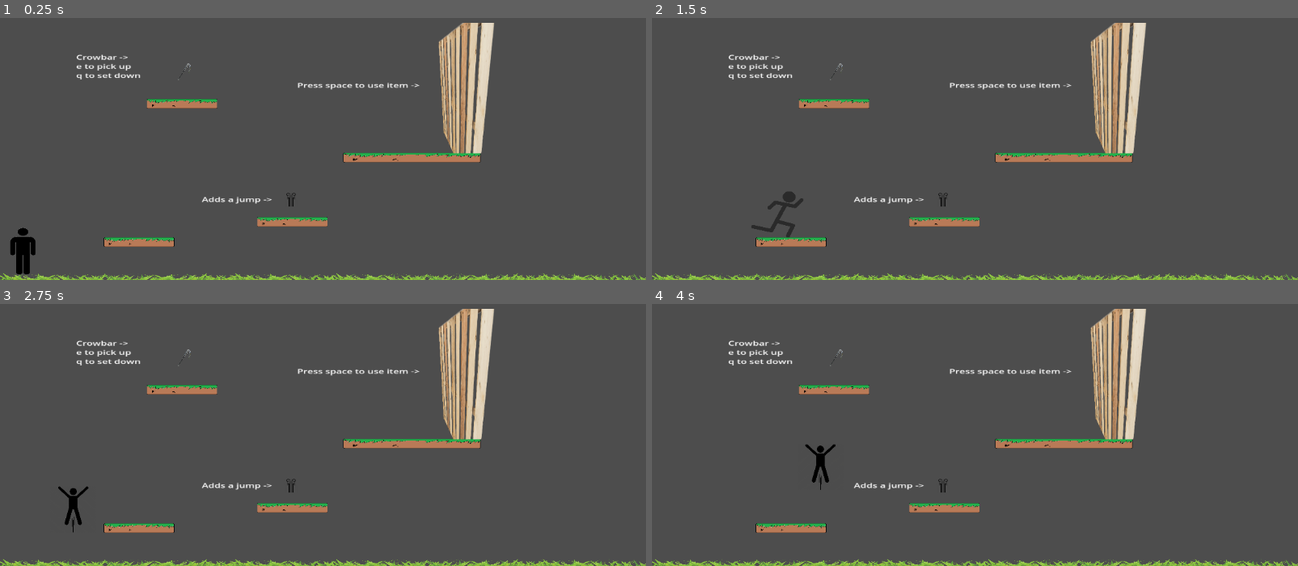
Above: before the commit, frames 1-4 (two rows, left to right).
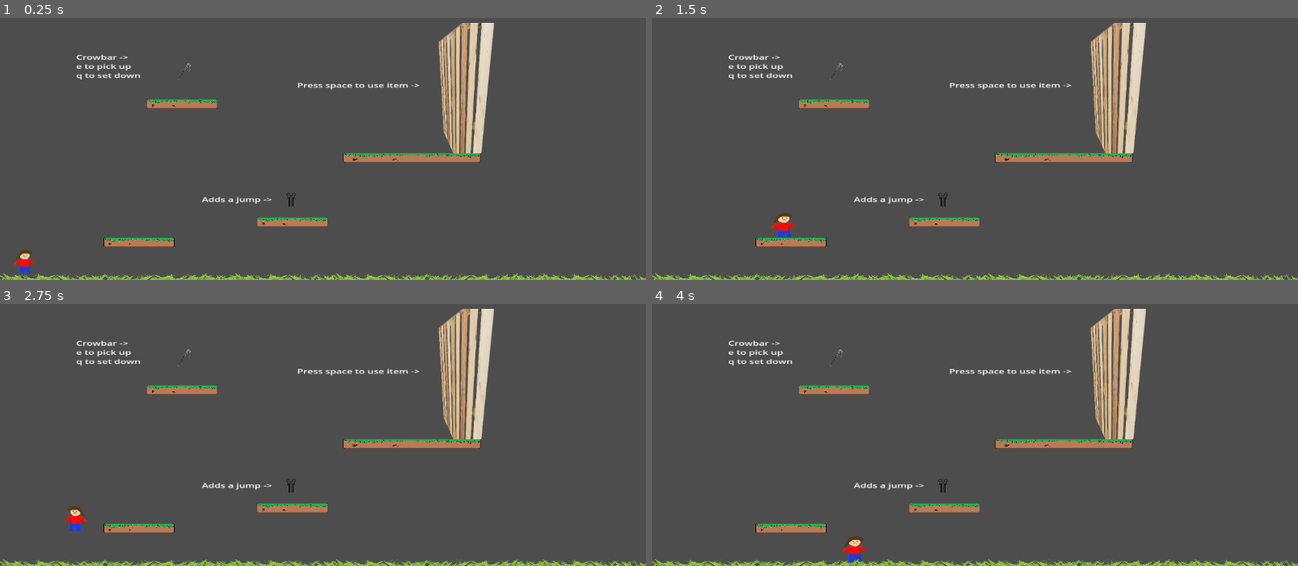
Above: after the commit, the same moments.

Repository: DaBigRed/Hint
Game: Godot game, scene res://Intro.tscn
Two runs of this game, one before a commit and one after it. Both use one fixed random seed, a clock stepped at 60 frames per second and the inputs below.
Inputs:
- Up to frame 1 (0.25 s): no input
- Up to frame 2 (1.5 s): tap Space (interact) at 0.5, 0.6, 1.25 s; hold D (right) from 0.53 s (still down); tap Up (jump) at 0.77 s; tap E (pickup) at 1.35 s
- Up to frame 3 (2.75 s): tap Up (jump) at 1.52 s; tap Space (interact) at 2 s; release D (right) at 2.03 s; hold A (left) from 2.03 s (still down); hold Shift (shift) from 2.03 s (still down)
- Up to frame 4 (4 s): tap Space (interact) at 2.75, 2.85, 3.5 s; release A (left) at 2.78 s; release Shift (shift) at 2.78 s; hold D (right) from 2.78 s (still down); tap Up (jump) at 3.02, 3.77 s; tap E (pickup) at 3.6 s

The runs differ from the first frame. In frame 1, 0.5% of the frame differs, in the area x 1-6%, y 79-98%; in frame 2, 0.4%; in frame 3, 0.3%; in frame 4, 0.5%.

Commit message:
Added the temp sprite to the testing level

Diff:
--- a/Intro.tscn
+++ b/Intro.tscn
@@ -1,22 +1,19 @@
-[gd_scene load_steps=23 format=3 uid="uid://bhvwcxt0myg68"]
+[gd_scene load_steps=20 format=3 uid="uid://bhvwcxt0myg68"]
 
 [ext_resource type="Script" path="res://player.gd" id="1_n3wvb"]
-[ext_resource type="Texture2D" uid="uid://c7isejl88a6qp" path="res://Still.png" id="1_qiyrl"]
-[ext_resource type="Texture2D" uid="uid://dejatkbhh6pou" path="res://moving.png" id="3_3ruov"]
-[ext_resource type="Texture2D" uid="uid://bjpluhj1pj1ep" path="res://proxy-image-3.png" id="4_cxa4j"]
-[ext_resource type="Texture2D" uid="uid://d0mw047etf42y" path="res://running.png" id="4_ybcbk"]
-[ext_resource type="Texture2D" uid="uid://dmv867cmkog5w" path="res://Jumping.png" id="6_htpnw"]
-[ext_resource type="Texture2D" uid="uid://cny0xkrermtcm" path="res://proxy-image-6.png" id="7_h8roe"]
-[ext_resource type="Texture2D" uid="uid://cg3x1y7be4gsw" path="res://gust.png" id="8_pxroj"]
+[ext_resource type="Texture2D" uid="uid://dawin7lx8n3fu" path="res://tempSprite.png" id="2_0bxgp"]
+[ext_resource type="Texture2D" uid="uid://cfdvls1apvbko" path="res://proxy-image-3.png" id="4_cxa4j"]
+[ext_resource type="Texture2D" uid="uid://bf3lrqguqxsmv" path="res://proxy-image-6.png" id="7_h8roe"]
+[ext_resource type="Texture2D" uid="uid://cbqq3ciif101j" path="res://gust.png" id="8_pxroj"]
 [ext_resource type="Script" path="res://double_jump.gd" id="8_wc2d2"]
 [ext_resource type="Script" path="res://crowbar.gd" id="10_1yix5"]
-[ext_resource type="Texture2D" uid="uid://6g7iv8bigtb1" path="res://crowbar.png" id="11_myufv"]
-[ext_resource type="Texture2D" uid="uid://kcnx2rgsn5ty" path="res://wood.png" id="12_y6kga"]
+[ext_resource type="Texture2D" uid="uid://clhvcec3cy8pc" path="res://crowbar.png" id="11_myufv"]
+[ext_resource type="Texture2D" uid="uid://cx5iujlrcncnd" path="res://wood.png" id="12_y6kga"]
 [ext_resource type="Script" path="res://barrier.gd" id="13_k4fcv"]
 [ext_resource type="Script" path="res://near_barrier.gd" id="14_4jvvf"]
 
 [sub_resource type="RectangleShape2D" id="RectangleShape2D_idxln"]
-size = Vector2(44.6756, 118.915)
+size = Vector2(44.6756, 69.3671)
 
 [sub_resource type="RectangleShape2D" id="RectangleShape2D_jvjx5"]
 size = Vector2(67.3422, 4.26398)
@@ -46,32 +43,32 @@
 scale = Vector2(1.0968, 0.706388)
 
 [node name="player" type="CharacterBody2D" parent="."]
-position = Vector2(-486.871, 379.395)
+position = Vector2(-533.37, 464.334)
 script = ExtResource("1_n3wvb")
 
 [node name="Moving" type="Sprite2D" parent="player"]
-position = Vector2(-1.82349, -7.07825)
-scale = Vector2(0.0715679, 0.0955349)
-texture = ExtResource("3_3ruov")
+position = Vector2(51.0576, -56.6261)
+scale = Vector2(0.790821, 1.06527)
+texture = ExtResource("2_0bxgp")
 
 [node name="CollisionShape2D" type="CollisionShape2D" parent="player"]
-position = Vector2(0.911774, 1.41562)
+position = Vector2(48.3225, -57.3341)
 shape = SubResource("RectangleShape2D_idxln")
 
 [node name="Still" type="Sprite2D" parent="player"]
-position = Vector2(-0.911713, -3.05176e-05)
-scale = Vector2(0.17893, 0.2)
-texture = ExtResource("1_qiyrl")
+position = Vector2(50.146, -59.4575)
+scale = Vector2(0.673551, 0.984782)
+texture = ExtResource("2_0bxgp")
 
 [node name="Running" type="Sprite2D" parent="player"]
-position = Vector2(-23.7054, -0.00012207)
-scale = Vector2(0.215647, 0.275192)
-texture = ExtResource("4_ybcbk")
+position = Vector2(49.2343, -60.8731)
+scale = Vector2(0.64917, 1.11086)
+texture = ExtResource("2_0bxgp")
 
 [node name="Jumping" type="Sprite2D" parent="player"]
-position = Vector2(1.82349, 2.8313)
-scale = Vector2(0.144045, 0.225116)
-texture = ExtResource("6_htpnw")
+position = Vector2(50.146, -59.4575)
+scale = Vector2(0.698848, 1.0637)
+texture = ExtResource("2_0bxgp")
 
 [node name="Floor" type="StaticBody2D" parent="."]
 
--- /dev/null
+++ b/TestLevel.tscn
@@ -0,0 +1,92 @@
+[gd_scene load_steps=5 format=3 uid="uid://djh80l8t5dty7"]
+
+[sub_resource type="RectangleShape2D" id="RectangleShape2D_jvjx5"]
+size = Vector2(67.3422, 4.26398)
+
+[sub_resource type="WorldBoundaryShape2D" id="WorldBoundaryShape2D_fy5sy"]
+normal = Vector2(1, 0)
+distance = -526.076
+
+[sub_resource type="WorldBoundaryShape2D" id="WorldBoundaryShape2D_3kof2"]
+normal = Vector2(-1, 0)
+distance = -525.164
+
+[sub_resource type="RectangleShape2D" id="RectangleShape2D_8ekw6"]
+size = Vector2(978.684, 225.62)
+
+[node name="TestLevel" type="Node2D"]
+position = Vector2(0, 648)
+scale = Vector2(1.0968, 0.706388)
+
+[node name="Floor" type="StaticBody2D" parent="."]
+collision_layer = 2
+
+[node name="CollisionShape2D" type="CollisionShape2D" parent="Floor"]
+position = Vector2(3.64697, 461.503)
+scale = Vector2(15.9796, 6.6636)
+shape = SubResource("RectangleShape2D_jvjx5")
+
+[node name="Grass" type="Sprite2D" parent="Floor"]
+position = Vector2(-2.73523, 457.256)
+scale = Vector2(0.148063, 0.0502229)
+
+[node name="CollisionShape2D2" type="CollisionShape2D" parent="Floor"]
+shape = SubResource("WorldBoundaryShape2D_fy5sy")
+
+[node name="CollisionShape2D3" type="CollisionShape2D" parent="Floor"]
+shape = SubResource("WorldBoundaryShape2D_3kof2")
+
+[node name="Camera2D" type="Camera2D" parent="."]
+
+[node name="StaticBody2D" type="StaticBody2D" parent="."]
+collision_layer = 2
+
+[node name="CollisionShape2D" type="CollisionShape2D" parent="StaticBody2D"]
+position = Vector2(-298.368, 363.823)
+scale = Vector2(0.114587, 0.100392)
+shape = SubResource("RectangleShape2D_8ekw6")
+
+[node name="Platform" type="Sprite2D" parent="StaticBody2D"]
+position = Vector2(-291.365, 362.407)
+scale = Vector2(0.0874038, 0.100392)
+
+[node name="StaticBody2D2" type="StaticBody2D" parent="."]
+collision_layer = 2
+
+[node name="CollisionShape2D" type="CollisionShape2D" parent="StaticBody2D2"]
+position = Vector2(-47.4107, 312.859)
+scale = Vector2(0.114587, 0.100392)
+shape = SubResource("RectangleShape2D_8ekw6")
+
+[node name="Platform" type="Sprite2D" parent="StaticBody2D2"]
+position = Vector2(-41.9402, 311.444)
+scale = Vector2(0.0874038, 0.100392)
+
+[node name="StaticBody2D3" type="StaticBody2D" parent="."]
+collision_layer = 2
+
+[node name="CollisionShape2D" type="CollisionShape2D" parent="StaticBody2D3"]
+position = Vector2(88.4391, 148.643)
+scale = Vector2(0.114587, 0.100392)
+shape = SubResource("RectangleShape2D_8ekw6")
+
+[node name="CollisionShape2D2" type="CollisionShape2D" parent="StaticBody2D3"]
+position = Vector2(200.584, 148.643)
+scale = Vector2(0.114587, 0.100392)
+shape = SubResource("RectangleShape2D_8ekw6")
+
+[node name="Platform" type="Sprite2D" parent="StaticBody2D3"]
+position = Vector2(159.555, 150.051)
+scale = Vector2(0.170726, 0.103956)
+
+[node name="StaticBody2D4" type="StaticBody2D" parent="."]
+collision_layer = 2
+
+[node name="CollisionShape2D" type="CollisionShape2D" parent="StaticBody2D4"]
+position = Vector2(-230.215, 15.5721)
+scale = Vector2(0.114587, 0.100392)
+shape = SubResource("RectangleShape2D_8ekw6")
+
+[node name="Platform" type="Sprite2D" parent="StaticBody2D4"]
+position = Vector2(-221.554, 12.7408)
+scale = Vector2(0.0874038, 0.100392)
--- /dev/null
+++ b/player.tscn
@@ -0,0 +1,38 @@
+[gd_scene load_steps=7 format=3 uid="uid://jpuc625t18mu"]
+
+[ext_resource type="Script" path="res://Game/player.gd" id="1_w4hvi"]
+[ext_resource type="Texture2D" path="res://Game/TestLevel/moving.png" id="2_r1l51"]
+[ext_resource type="Texture2D" path="res://Game/player/Still.png" id="3_grfn4"]
+[ext_resource type="Texture2D" path="res://Game/player/running.png" id="4_uy8qf"]
+[ext_resource type="Texture2D" path="res://Game/player/Jumping.png" id="5_bnpmo"]
+
+[sub_resource type="RectangleShape2D" id="RectangleShape2D_idxln"]
+size = Vector2(44.6756, 118.915)
+
+[node name="player" type="CharacterBody2D"]
+position = Vector2(-486.871, 379.395)
+script = ExtResource("1_w4hvi")
+
+[node name="Moving" type="Sprite2D" parent="."]
+position = Vector2(-1.82349, -7.07825)
+scale = Vector2(0.0715679, 0.0955349)
+texture = ExtResource("2_r1l51")
+
+[node name="CollisionShape2D" type="CollisionShape2D" parent="."]
+position = Vector2(0.911774, 1.41562)
+shape = SubResource("RectangleShape2D_idxln")
+
+[node name="Still" type="Sprite2D" parent="."]
+position = Vector2(-0.911713, -3.05176e-05)
+scale = Vector2(0.17893, 0.2)
+texture = ExtResource("3_grfn4")
+
+[node name="Running" type="Sprite2D" parent="."]
+position = Vector2(-23.7054, -0.00012207)
+scale = Vector2(0.215647, 0.275192)
+texture = ExtResource("4_uy8qf")
+
+[node name="Jumping" type="Sprite2D" parent="."]
+position = Vector2(1.82349, 2.8313)
+scale = Vector2(0.144045, 0.225116)
+texture = ExtResource("5_bnpmo")
Not shown, changed: Jumping.png.import
Not shown, changed: Mayro.svg.import
Not shown, changed: Still.png.import
Not shown, changed: crowbar.png.import
Not shown, changed: gust.png.import
Not shown, changed: moving.png.import
Not shown, changed: proxy-image-3.png.import
Not shown, changed: proxy-image-6.png.import
Not shown, changed: running.png.import
Binary file added: tempSprite.png
Not shown, added: tempSprite.png.import
Not shown, changed: wood.png.import
